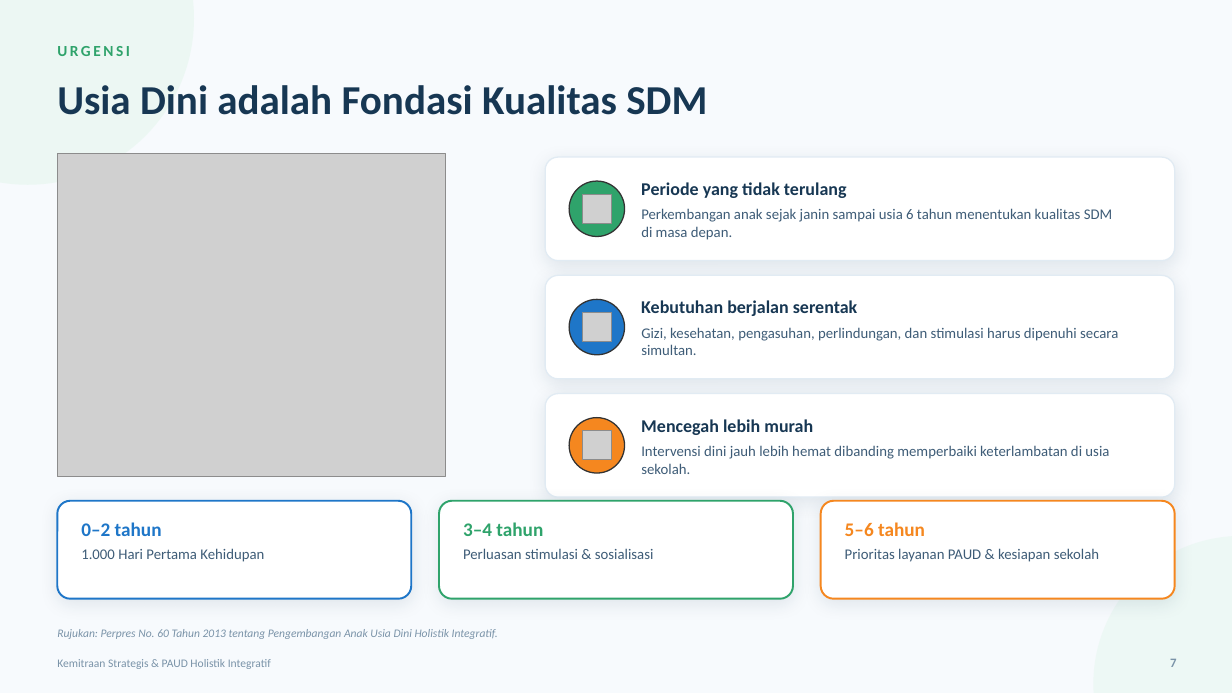
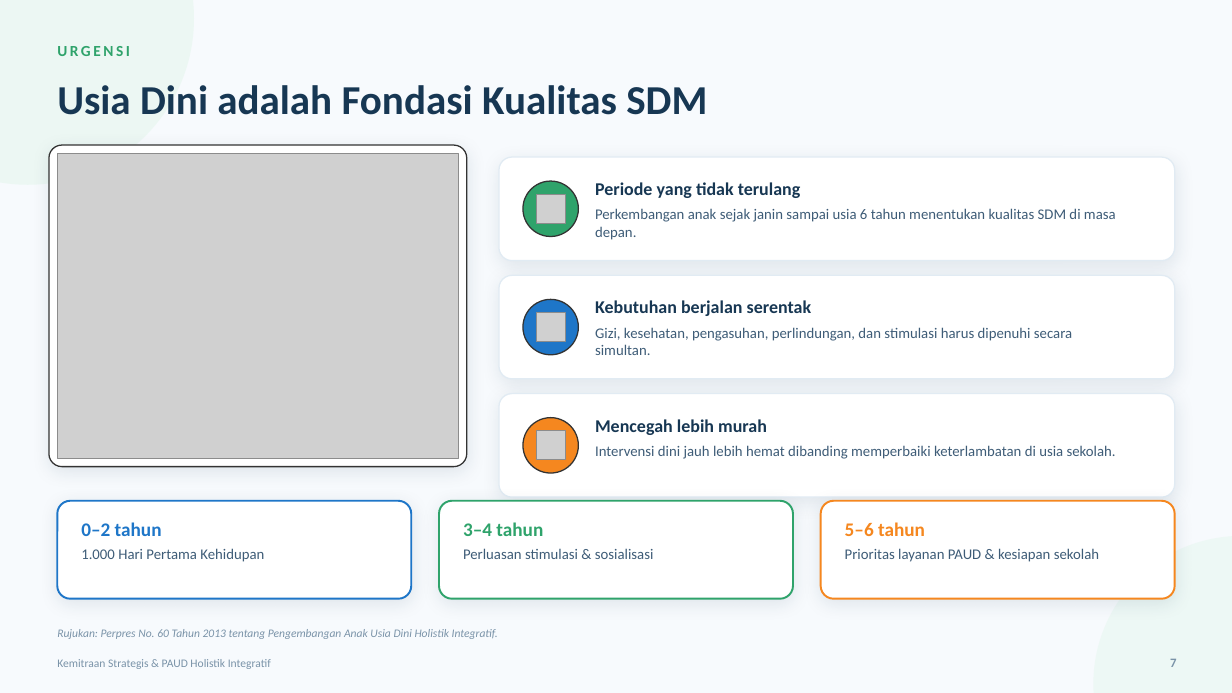
Before and after one commit to afriiqbal/kemitraanpaud, a slide deck: slide 7 of presentasi/Kemitraan_Strategis_PAUD_HI.pptx. Drawn at 1232x693 pixels with LibreOffice and Linux fonts; fonts in the diff are those of the drawing; grey boxes stand for pictures. Boxes give left, top, right and bottom in pixels: in the first picture for what was removed or moved away, otherwise in the second. Text is boxed around its words. In the diff, an @@ line names an element or a change of style, - is before the commit and + after.

```diff
--- a/presentasi/Kemitraan_Strategis_PAUD_HI.pptx
+++ b/presentasi/Kemitraan_Strategis_PAUD_HI.pptx
@@ rounded rectangle added at (49,145,467,467), fill #FFFFFF, outline #333333 1 pt @@
@@ picture: place and size @@
-picture at (57,153,445,477)
+picture at (57,153,458,458)
@@ rounded rectangle: place and size @@
-rounded rectangle at (545,157,1175,261)
+rounded rectangle at (499,157,1175,261)
@@ text "Periode yang tidak terulang": place and size @@
-text "Periode yang tidak terulang" at (641,182,847,198)
+text "Periode yang tidak terulang" at (595,182,801,198)
@@ text "Perkembangan anak sejak janin sampai ..." rewrapped from (641,208,1112,240) to (595,208,1116,240) @@
@@ rounded rectangle: place and size @@
-rounded rectangle at (545,275,1175,379)
+rounded rectangle at (499,275,1175,379)
@@ text "Kebutuhan berjalan serentak": place and size @@
-text "Kebutuhan berjalan serentak" at (641,300,858,316)
+text "Kebutuhan berjalan serentak" at (595,300,812,316)
@@ text "Gizi, kesehatan, pengasuhan, perlindungan, dan ...": place and size @@
-text "Gizi, kesehatan, pengasuhan, perlindungan, dan ..." at (641,327,1118,355)
+text "Gizi, kesehatan, pengasuhan, perlindungan, dan ..." at (595,327,1072,355)
@@ rounded rectangle: place and size @@
-rounded rectangle at (545,394,1175,497)
+rounded rectangle at (499,394,1175,497)
@@ 3 pictures, 3 ellipses: place and size @@
-3 pictures, 3 ellipses at (569,181,625,473)
+3 pictures, 3 ellipses at (523,181,579,473)
@@ text "Mencegah lebih murah": place and size @@
-text "Mencegah lebih murah" at (641,419,813,435)
+text "Mencegah lebih murah" at (595,419,767,435)
@@ text "Intervensi dini jauh lebih hemat ..." rewrapped from (641,445,1109,474) to (595,445,1116,459) @@
```
Also in this commit, not shown: 23 other slides changed, 36 other files.
